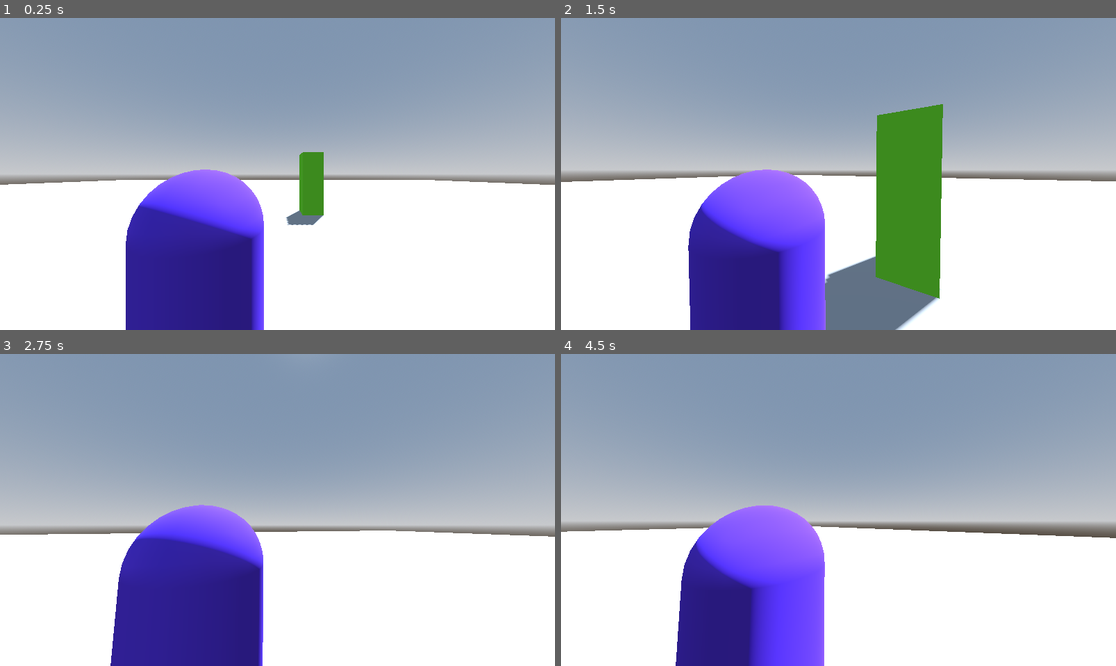
Above: before the commit, frames 1-4 (two rows, left to right).
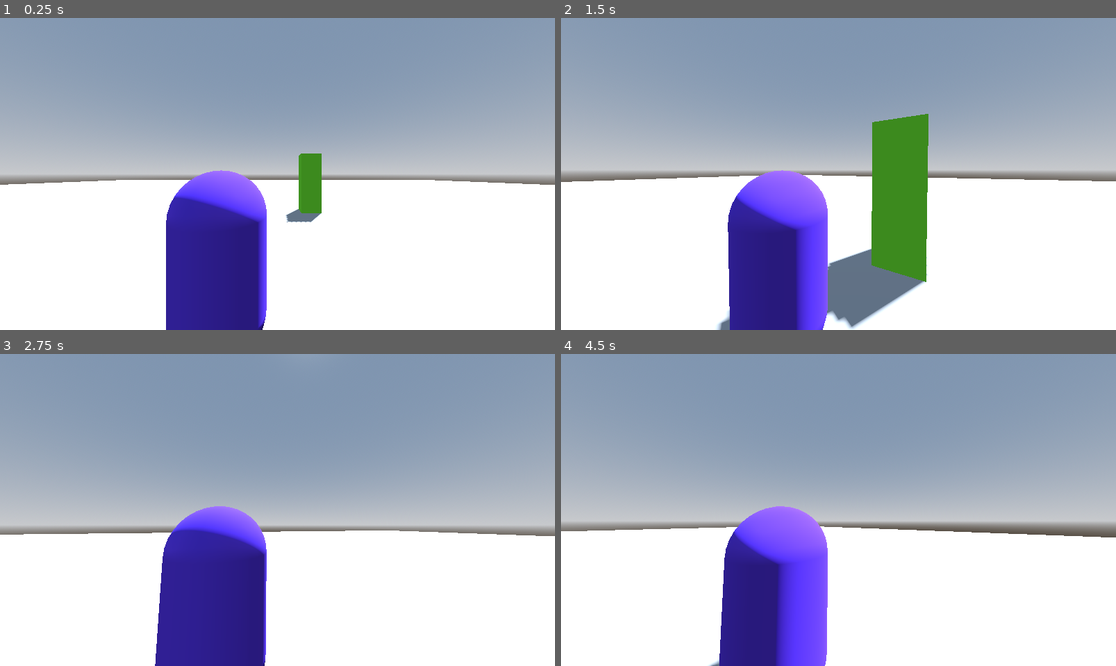
Above: after the commit, the same moments.

Repository: NxKuma/ISCS_3D
Game: Godot game, scene res://Scene/main.tscn
Same seed, same stepped clock (60 frames per second), same inputs: the game is played once before the commit and once after it.
Inputs (mouse positions are in pixels of both pictures, inside the frame that each line leads up to):
- Up to frame 1 (0.25 s): no input
- Up to frame 2 (1.5 s): tap Enter (ui_accept) at 0.5, 0.77 s; move the mouse to (866, 174) at 0.52 s; hold W (up) from 0.53 s (still down); move the mouse to (810, 174) at 1.27 s
- Up to frame 3 (2.75 s): keep holding W (up); tap Enter (ui_accept) at 1.52 s; move the mouse to (288, 503) at 2.02 s
- Up to frame 4 (4.5 s): keep holding W (up); move the mouse to (832, 516) at 2.77 s; tap Enter (ui_accept) at 3.02, 3.77 s; move the mouse to (877, 513) at 3.52 s; move the mouse to (794, 506) at 4.27 s

The runs differ from the first frame. In frame 1, 6.2% of the frame differs, in the area x 22-85%, y 42-100%; in frame 2, 11%, in the area x 5-96%, y 27-100%; in frame 3, 5.6%; in frame 4, 7.8%.

Commit message:
slightly better camera position

Diff:
--- a/3rd-person-shooter/Scene/player.tscn
+++ b/3rd-person-shooter/Scene/player.tscn
@@ -29,7 +29,7 @@
 transform = Transform3D(1, 0, 0, 0, 1, 0, 0, 0, 1, 0, 0.96434, 0)
 
 [node name="SpringArm3D" type="SpringArm3D" parent="CamOrigin"]
-transform = Transform3D(1, 0, 0, 0, 1, 0, 0, 0, 1, 0.618648, -0.00368905, -0.649038)
+transform = Transform3D(1, 0, 0, 0, 1, 0, 0, 0, 1, 0.618648, -0.00368905, -0.275912)
 spring_length = 2.0
 margin = 0.5
 
